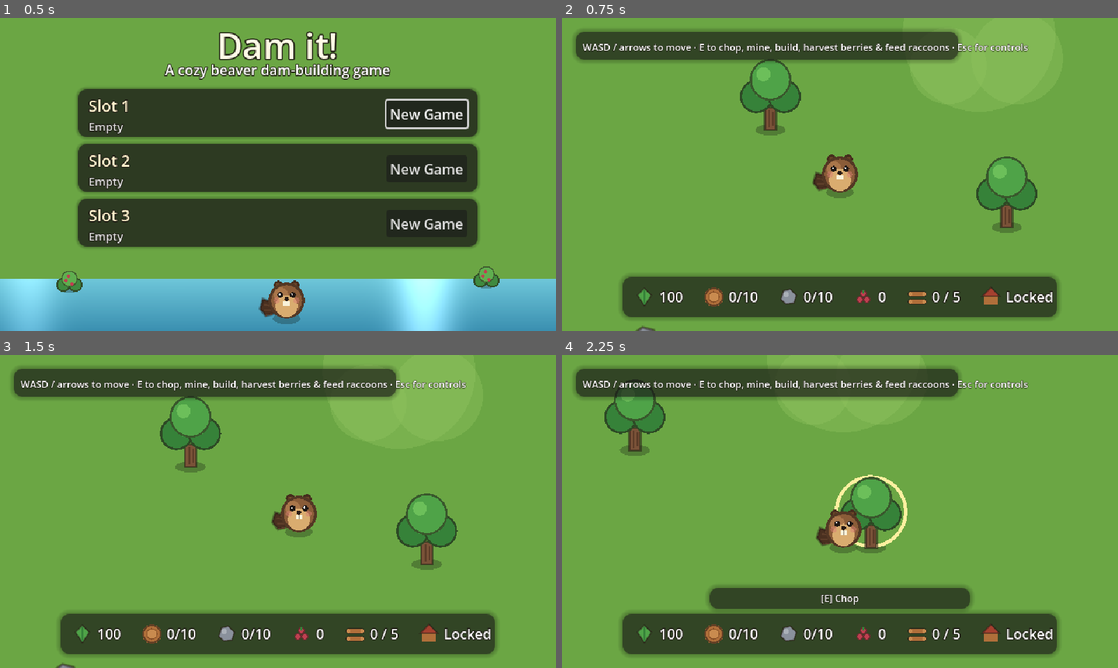
Above: before the commit, frames 1-4 (two rows, left to right).
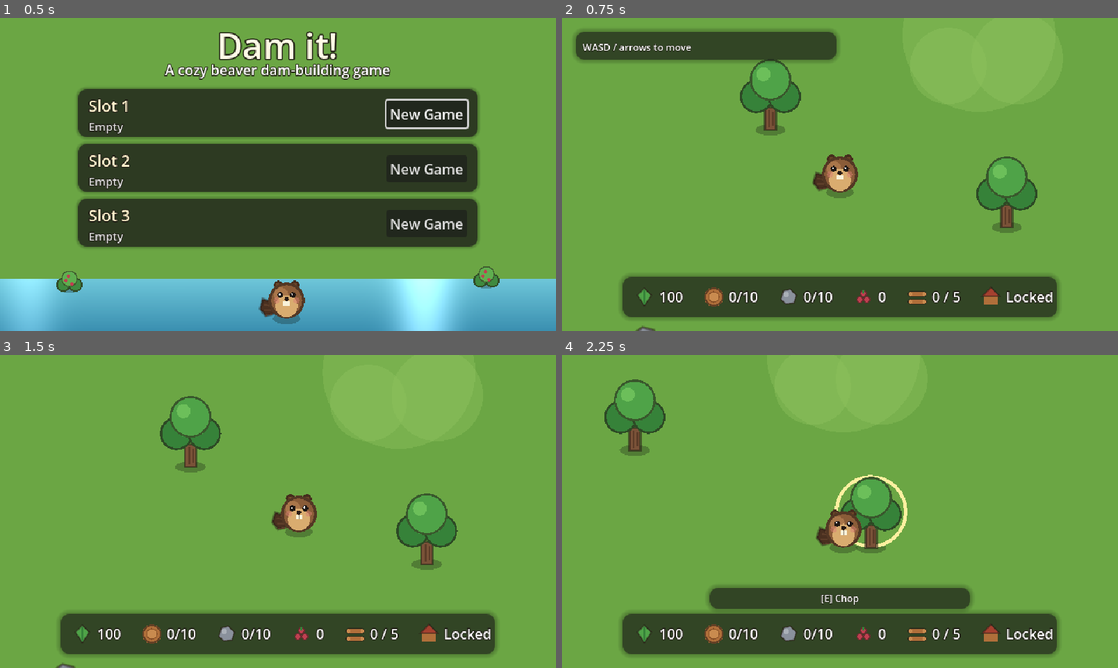
Above: after the commit, the same moments.

Repository: CrowderSoup/dam-it
Game: Godot game, scene res://scenes/ui/title_screen.tscn
Same seed, same stepped clock (60 frames per second), same inputs: the game is played once before the commit and once after it.
Inputs (mouse positions are in pixels of both pictures, inside the frame that each line leads up to):
- Up to frame 1 (0.5 s): no input
- Up to frame 2 (0.75 s): click "New Game" at 0.5 s
- Up to frame 3 (1.5 s): tap Enter at 1.25 s; move the mouse to (400, 495) at 1.27 s; hold D (move_right) from 1.28 s (still down); hold E (interact) from 1.28 s (still down); click (400, 495) at 1.42 s
- Up to frame 4 (2.25 s): tap Space at 1.52 s; tap J (journal) at 1.55, 2.1 s; move the mouse to (728, 527) at 2.02 s; release D (move_right) at 2.03 s; release E (interact) at 2.03 s; hold S (move_down) from 2.03 s (still down); click (728, 527) at 2.17 s

Frame 1 is identical in both runs. In frame 2, 2.7% of the frame differs, in the area x 23-84%, y 3-15%; in frame 3, 7.2%; in frame 4, 7.3%, in the area x 2-84%, y 3-15%.

Commit message:
Replace HUD's temporary hint banner with a current-objective display and staged tutorials
- Adds a compact, corner-anchored current-objective banner sourced from
  ActOneController.get_current_objective_id(), so the HUD states the
  player's goal without obscuring play. Clicking it requests the journal
  (see the next commit).
- Replaces the single "opening hint" banner with three staged tutorials
  (move, interact, journal) that each surface once, right as their action
  becomes relevant: movement at start, interacting the first time an
  interaction option is offered, and the journal the moment the first
  objective starts. Each can be dismissed by clicking it, by performing the
  action it teaches (without consuming that input), or after a timeout, and
  GameState.seen_tutorials means a dismissed tutorial won't resurface after
  loading a save.

Diff:
--- a/scenes/ui/hud.gd
+++ b/scenes/ui/hud.gd
@@ -1,8 +1,29 @@
 extends CanvasLayer
-
-const HINT_DURATION := 6.0
+## Also owns the staged tutorial banner (see _show_tutorial()) that replaced
+## the old single "opening hint" banner, and the compact current-objective
+## display that surfaces ActOneController's state (see
+## docs/design/dialogue-schema.md for that data model) - see
+## _refresh_objective_display(). The full history behind that objective
+## (completed + current, in plain language) lives in the Journal
+## (scenes/ui/journal.gd); clicking this HUD's objective banner, or pressing
+## the "journal" action, opens it - see journal_requested below, wired up by
+## Main.
+
+## Emitted when the player clicks the current-objective banner, asking
+## whoever owns the Journal (Main) to open it - the mouse half of "keyboard,
+## mouse, and gamepad can open... the journal" (the "journal" action covers
+## the other two).
+signal journal_requested
+
+const TUTORIAL_DURATION := 6.0
 const TOAST_DURATION := 6.0
 const FAILURE_TOAST_DURATION := 2.5
+
+## Staged tutorial ids - see _show_tutorial()'s call sites for when each one
+## becomes relevant, and _tutorial_text() for its copy.
+const TUTORIAL_MOVE := "move"
+const TUTORIAL_INTERACT := "interact"
+const TUTORIAL_JOURNAL := "journal"
 
 @onready var energy_label: Label = $BottomMargin/ItemsHBox/EnergyGroup/EnergyLabel
 @onready var wood_label: Label = $BottomMargin/ItemsHBox/WoodGroup/WoodLabel
@@ -12,14 +33,18 @@
 @onready var lodge_label: Label = $BottomMargin/ItemsHBox/LodgeGroup/LodgeLabel
 @onready var toast_label: Label = $ToastLabel
 @onready var toast_background: Panel = $ToastBackground
-@onready var hint_label: Label = $HintLabel
-@onready var hint_background: Panel = $HintBackground
+@onready var tutorial_label: Label = $TutorialLabel
+@onready var tutorial_background: Panel = $TutorialBackground
+@onready var objective_label: Label = $ObjectiveLabel
+@onready var objective_background: Panel = $ObjectiveBackground
 @onready var storm_indicator: Control = $StormIndicator
 @onready var raccoon_indicator: Control = $RaccoonIndicator
 @onready var action_prompt_label: Label = $ActionPromptLabel
 @onready var action_prompt_background: Panel = $ActionPromptBackground
 
 var _toast_generation := 0
+var _tutorial_generation := 0
+var _current_tutorial_id := ""
 
 func _ready() -> void:
 	GameState.wood_changed.connect(_on_wood_changed)
@@ -31,28 +56,37 @@
 	GameState.energy_changed.connect(_on_energy_changed)
 	GameState.pouch_upgraded.connect(_on_pouch_upgraded)
 	GameState.pouch_full.connect(_on_pouch_full)
+	ActOneController.objective_started.connect(_on_objective_changed)
+	ActOneController.objective_progress_changed.connect(_on_objective_progress_changed)
+	ActOneController.objective_completed.connect(_on_objective_changed)
 	_on_wood_changed(GameState.wood)
 	_on_stone_changed(GameState.stone)
 	_on_berries_changed(GameState.berries)
 	_on_dam_progress_changed(GameState.dam_pieces_built, GameState.dam_pieces_total)
 	_on_lodge_stage_changed(GameState.lodge_stage)
 	_on_energy_changed(GameState.energy)
-	hint_label.text = _opening_hint()
+	_refresh_objective_display()
 	action_prompt_label.hide()
 	action_prompt_background.hide()
-	var hide_hint := func():
-		hint_label.hide()
-		hint_background.hide()
-	get_tree().create_timer(HINT_DURATION).timeout.connect(hide_hint)
-
-## A connected joypad at startup is the only signal we have about which
-## input method the player intends to use before they've pressed anything -
-## good enough for a hint that only shows for a few seconds. Full bindings
-## stay reviewable afterward via the pause menu's Controls button.
-func _opening_hint() -> String:
-	if Input.get_connected_joypads().size() > 0:
-		return "D-pad / left stick to move · A to chop, mine, build, harvest berries & feed raccoons · Start/Back for controls"
-	return "WASD / arrows to move · E to chop, mine, build, harvest berries & feed raccoons · Esc for controls"
+	tutorial_label.hide()
+	tutorial_background.hide()
+	tutorial_background.gui_input.connect(_on_tutorial_gui_input)
+	objective_background.gui_input.connect(_on_objective_gui_input)
+	_show_tutorial(TUTORIAL_MOVE)
+
+## Dismisses whatever tutorial is currently showing the moment the player
+## actually does the thing it was teaching - without consuming the event, so
+## the same keypress still reaches Player/Journal normally. Movement,
+## interaction, and opening the journal each cover their own tutorial; this
+## also catches the (rare) case where a later tutorial overwrote an earlier
+## one the player never got to act on.
+func _unhandled_input(event: InputEvent) -> void:
+	if _current_tutorial_id.is_empty():
+		return
+	if event.is_action_pressed("move_up") or event.is_action_pressed("move_down") \
+			or event.is_action_pressed("move_left") or event.is_action_pressed("move_right") \
+			or event.is_action_pressed("interact") or event.is_action_pressed("journal"):
+		_dismiss_tutorial()
 
 func set_camera(camera: Camera2D) -> void:
 	storm_indicator.set_camera(camera)
@@ -95,6 +129,10 @@
 		action_prompt_label.hide()
 		action_prompt_background.hide()
 		return
+	# The first time interacting with anything becomes possible is "the
+	# moment" the interact tutorial is relevant - a fresh player is standing
+	# next to their first tree/rock/etc. right now, prompt in hand.
+	_show_tutorial(TUTORIAL_INTERACT)
 	var text := "[%s] %s" % [InputSetup.interact_prompt(), option.label]
 	var cost_text := option.cost_text()
 	if not cost_text.is_empty():
@@ -161,3 +199,87 @@
 	# lodge_stage_changed normally refreshes it - without this it would keep
 	# reading "Locked" until the player's first Lodge interaction.
 	_on_lodge_stage_changed(GameState.lodge_stage)
+
+## --- Current-objective display -------------------------------------------
+## A compact, always-visible readout of ActOneController.get_current_
+## objective_id() - the full completed+current history lives in the Journal
+## (scenes/ui/journal.gd); clicking this banner or pressing "journal" opens
+## it. Deliberately small and corner-anchored (see ObjectiveBackground's
+## position in hud.tscn) so it states the goal without obscuring play.
+
+func _on_objective_changed(_id: String) -> void:
+	_refresh_objective_display()
+	# A brand new objective existing is "the moment" the journal becomes
+	# relevant - there's now something worth reviewing in it.
+	_show_tutorial(TUTORIAL_JOURNAL)
+
+func _on_objective_progress_changed(_id: String, _current: int, _target: int) -> void:
+	_refresh_objective_display()
+
+func _refresh_objective_display() -> void:
+	var id := ActOneController.get_current_objective_id()
+	if id.is_empty():
+		objective_label.hide()
+		objective_background.hide()
+		return
+	var objective: ObjectiveDefinition = ActOneController.get_objective(id)
+	var status := ActOneController.get_objective_status(id)
+	var text := objective.title
+	if status == "completed":
+		text = "✓ " + text
+	elif objective.completion_type == ObjectiveDefinition.CompletionType.RESOURCE_AT_LEAST:
+		text += " (%d/%d)" % [ActOneController.get_objective_progress(id), objective.target_amount]
+	objective_label.text = text
+	objective_label.show()
+	objective_background.show()
+
+func _on_objective_gui_input(event: InputEvent) -> void:
+	if event is InputEventMouseButton and event.pressed and event.button_index == MOUSE_BUTTON_LEFT:
+		journal_requested.emit()
+
+## --- Staged tutorials ------------------------------------------------------
+## Replaces the old single "opening hint" banner with a handful of short,
+## dismissible prompts that each surface once, right as their action becomes
+## relevant (see the call sites of _show_tutorial() above and in
+## set_action_prompt()) - and never again once GameState marks them seen,
+## including after loading a save (see GameState.seen_tutorials).
+
+func _tutorial_text(id: String) -> String:
+	var gamepad := InputSetup.uses_gamepad()
+	match id:
+		TUTORIAL_MOVE:
+			return "D-pad / left stick to move" if gamepad else "WASD / arrows to move"
+		TUTORIAL_INTERACT:
+			return "%s to chop, mine, build, and more" % ("A" if gamepad else "E")
+		TUTORIAL_JOURNAL:
+			return "%s to open your journal and see your objective" % ("Y" if gamepad else "J")
+		_:
+			return ""
+
+## No-op if `id` was already seen (or is already the one showing) - safe to
+## call from a signal handler that might fire many times.
+func _show_tutorial(id: String) -> void:
+	if GameState.has_seen_tutorial(id) or _current_tutorial_id == id:
+		return
+	_current_tutorial_id = id
+	_tutorial_generation += 1
+	var my_generation := _tutorial_generation
+	tutorial_label.text = _tutorial_text(id)
+	tutorial_label.show()
+	tutorial_background.show()
+	get_tree().create_timer(TUTORIAL_DURATION).timeout.connect(func():
+		if my_generation == _tutorial_generation:
+			_dismiss_tutorial()
+	)
+
+func _dismiss_tutorial() -> void:
+	if _current_tutorial_id.is_empty():
+		return
+	GameState.mark_tutorial_seen(_current_tutorial_id)
+	_current_tutorial_id = ""
+	tutorial_label.hide()
+	tutorial_background.hide()
+
+func _on_tutorial_gui_input(event: InputEvent) -> void:
+	if event is InputEventMouseButton and event.pressed and event.button_index == MOUSE_BUTTON_LEFT:
+		_dismiss_tutorial()
--- a/scenes/ui/hud.tscn
+++ b/scenes/ui/hud.tscn
@@ -135,17 +135,34 @@
 vertical_alignment = 1
 text = "Locked"
 
-[node name="HintBackground" type="Panel" parent="."]
+[node name="TutorialBackground" type="Panel" parent="."]
+visible = false
 position = Vector2(16, 16)
-size = Vector2(440, 32)
-theme_override_styles/panel = SubResource("1")
-
-[node name="HintLabel" type="Label" parent="."]
+size = Vector2(300, 32)
+theme_override_styles/panel = SubResource("1")
+
+[node name="TutorialLabel" type="Label" parent="."]
+visible = false
 position = Vector2(24, 22)
-size = Vector2(424, 24)
+size = Vector2(284, 24)
 label_settings = SubResource("4")
 vertical_alignment = 1
-text = "WASD / arrows to move · E to chop, mine, build, harvest berries & feed raccoons"
+autowrap_mode = 2
+
+[node name="ObjectiveBackground" type="Panel" parent="."]
+visible = false
+position = Vector2(330, 16)
+size = Vector2(294, 32)
+theme_override_styles/panel = SubResource("1")
+
+[node name="ObjectiveLabel" type="Label" parent="."]
+visible = false
+position = Vector2(340, 22)
+size = Vector2(274, 24)
+label_settings = SubResource("4")
+horizontal_alignment = 2
+vertical_alignment = 1
+autowrap_mode = 2
 
 [node name="ToastBackground" type="Panel" parent="."]
 visible = false
